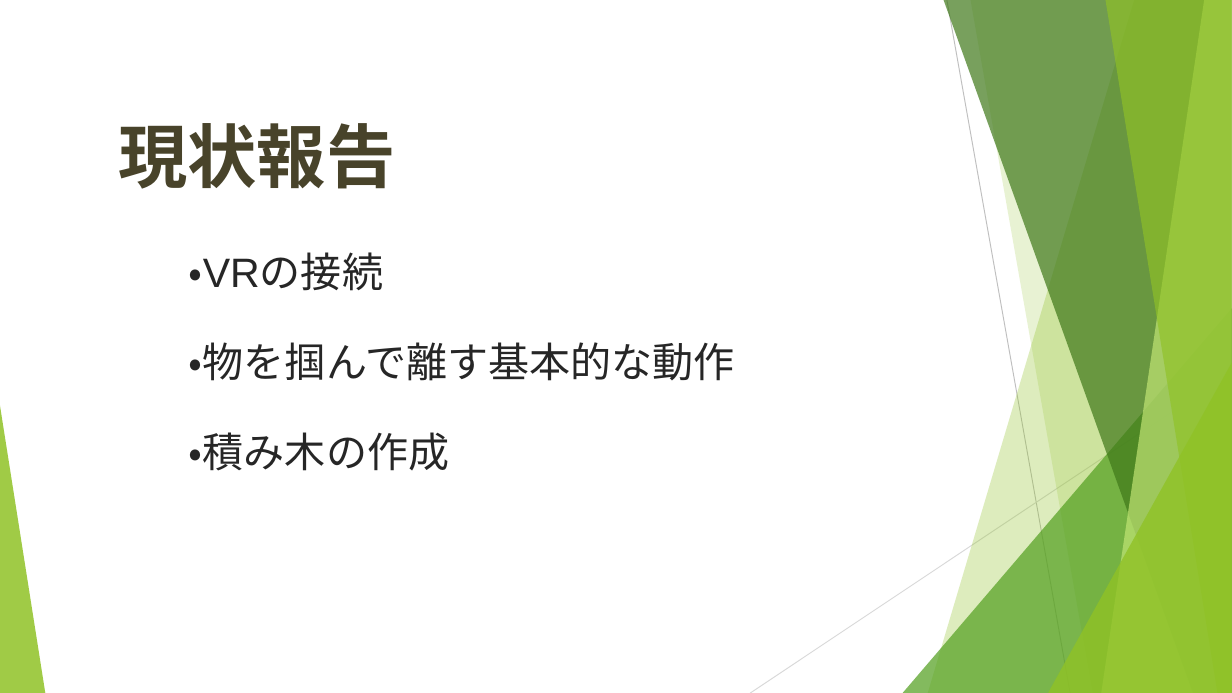
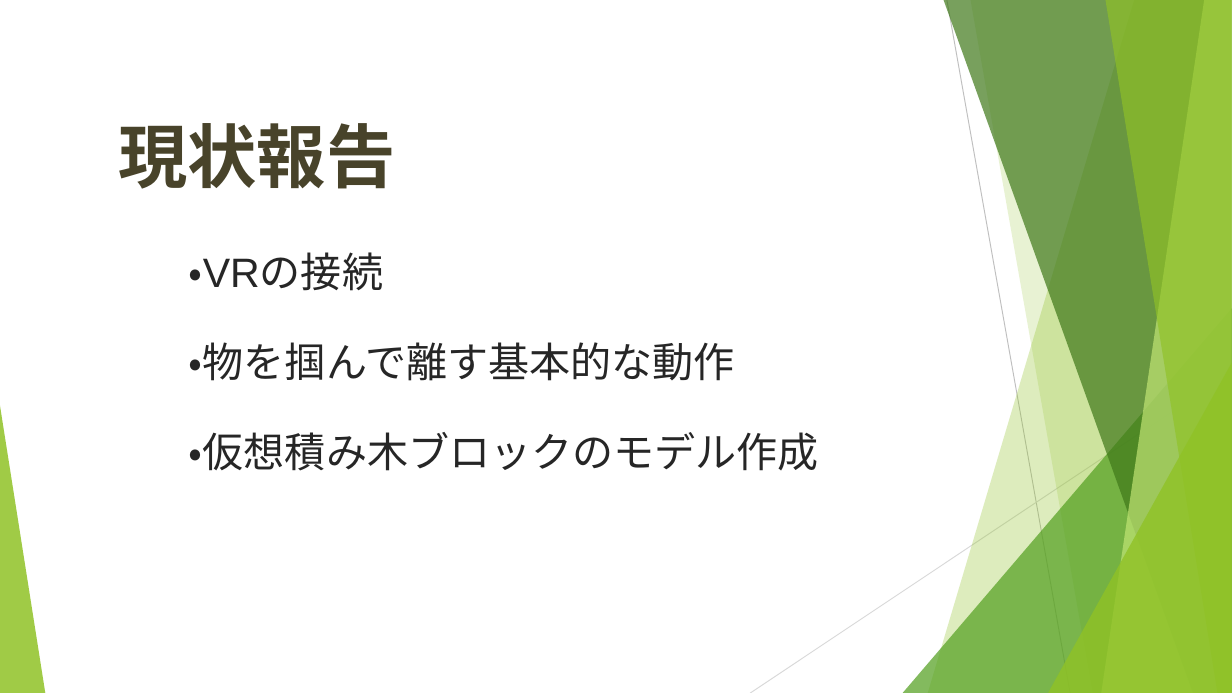
Before and after one commit to tomochapee12/VR_bl, a slide deck: slide 7 of 01安井_02吉本_積み木タイムアタック.pptx. Drawn at 1232x693 pixels with LibreOffice and Linux fonts; fonts in the diff are those of the drawing. Boxes give left, top, right and bottom in pixels: in the first picture for what was removed or moved away, otherwise in the second. Text is boxed around its words. In the diff, an @@ line names an element or a change of style, - is before the commit and + after.

```diff
--- a/01安井_02吉本_積み木タイムアタック.pptx
+++ b/01安井_02吉本_積み木タイムアタック.pptx
@@ text at bbox=[189, 432, 819, 471]: text changed @@
-・積み木の作成
+・仮想積み木ブロックのモデル作成
```
Also in this commit, not shown: 4 other slides changed.
